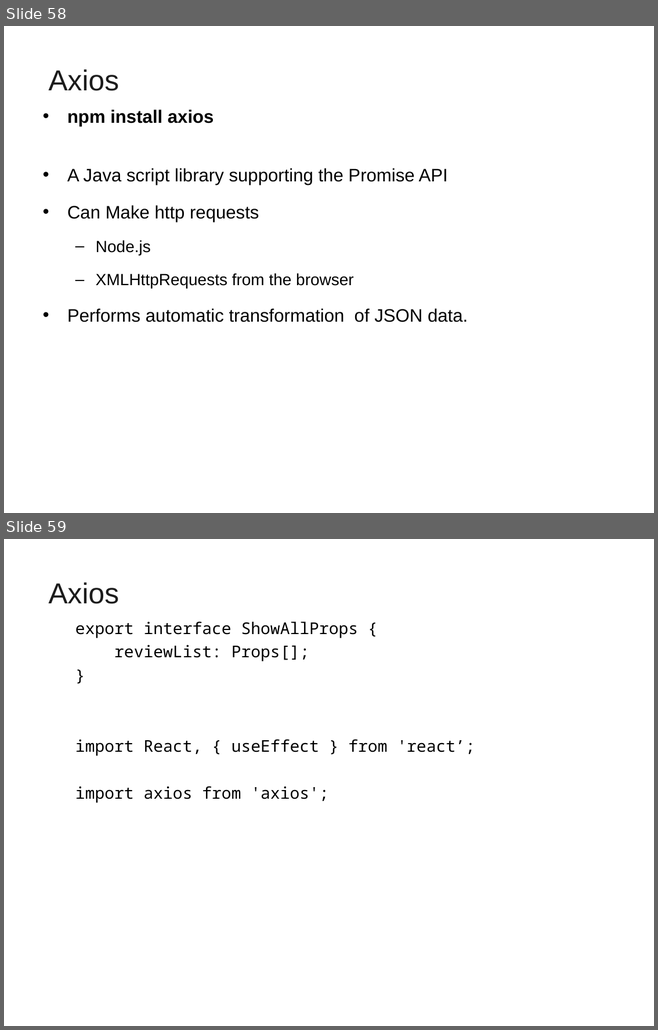
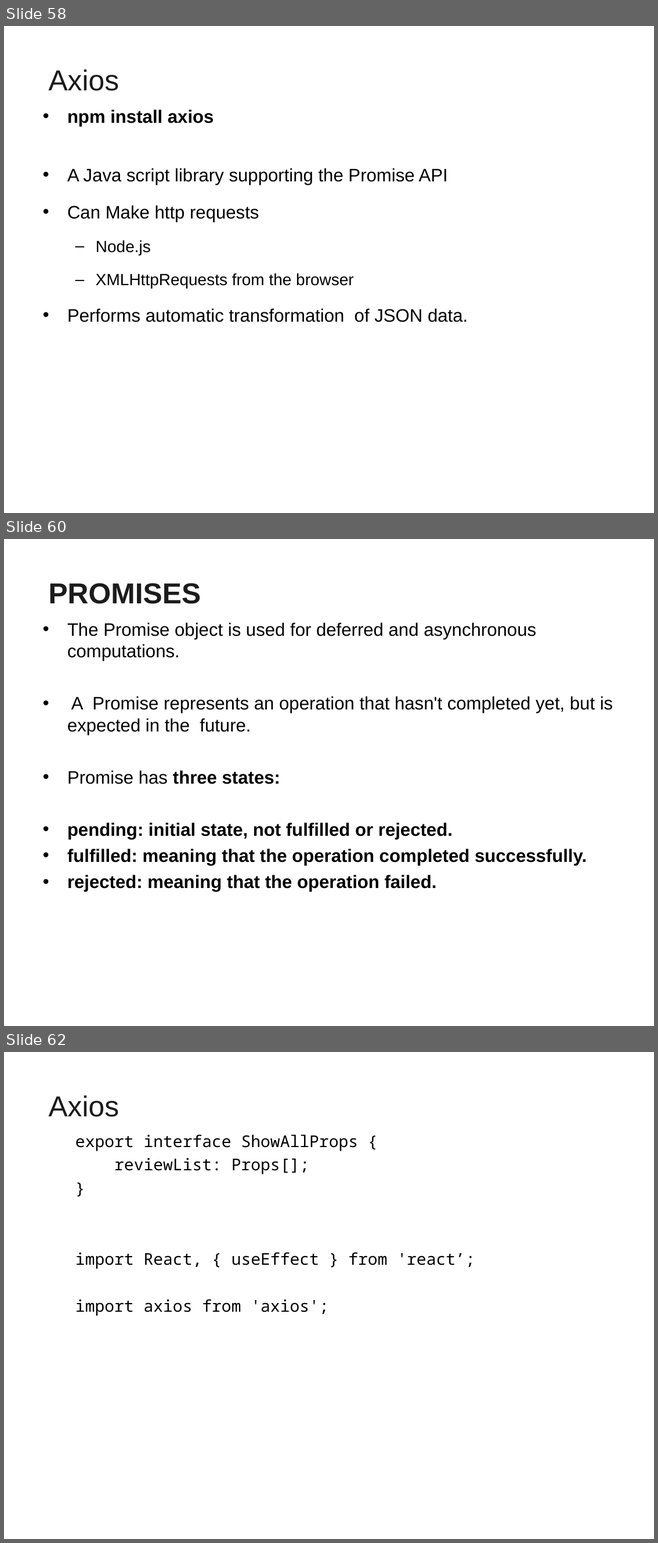
Before and after one commit to vatsanTraining/freshers_batch_july_2021, a slide deck: DeutescheBank_UI_Day_Two_ReactTSX.ppt. Shown one above the other, each under a label of ours: slides 58 and 59 before the commit, slides 58, 60 and 62 after it; the slides between them are not shown. The pictures are 658x1030 and 658x1543 pixels, drawn with LibreOffice and Linux fonts; fonts in the diff are those of the drawing; background and template pictures are left out. Boxes give left, top, right and bottom in pixels: in the first picture for what was removed or moved away, otherwise in the second. Text is boxed around its words. In the diff, an @@ line names an element or a change of style, - is before the commit and + after.

```diff
--- a/DeutescheBank_UI_Day_Two_ReactTSX.ppt
+++ b/DeutescheBank_UI_Day_Two_ReactTSX.ppt
@@ slide 60 added at [4,539,654,1026], background picture (left out) @@
@@ title added at [49,583,201,604], 32 pt, text #1C1C1C, bold @@
+PROMISES
@@ text added at [67,623,612,892], 20 pt, text #000000, bold @@
+• The Promise object is used for deferred and asynchronous computations.
+• A Promise represents an operation that hasn't completed yet, but is expected in the future.
+• Promise has three states:
+• pending: initial state, not fulfilled or rejected.
+• fulfilled: meaning that the operation completed successfully.
+• rejected: meaning that the operation failed.
@@ what was slide 59 is now slide 62 @@
```
Also in this commit, not shown: 2 slides changed, 3 other slides added, 1 other file.
